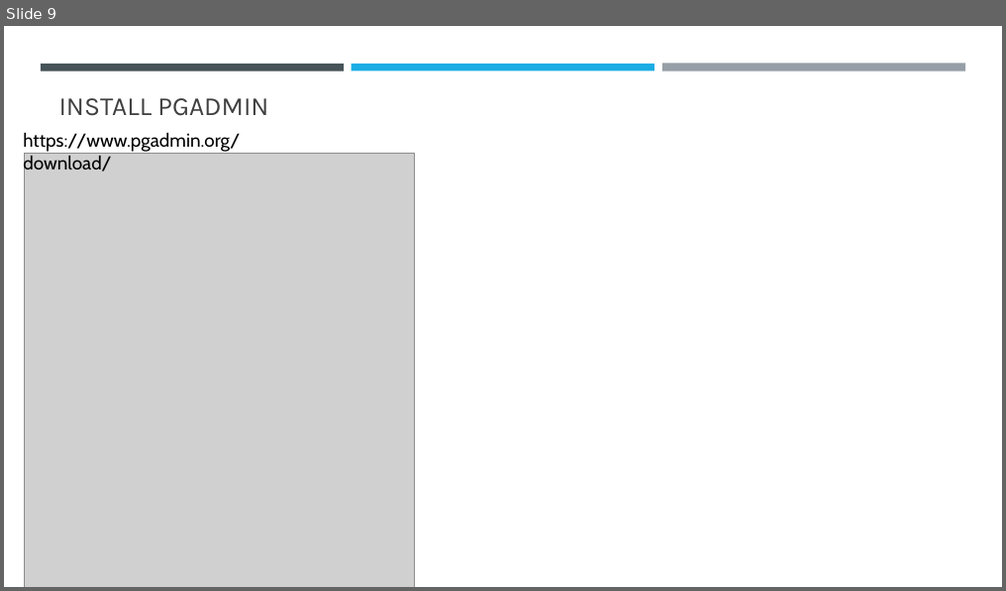
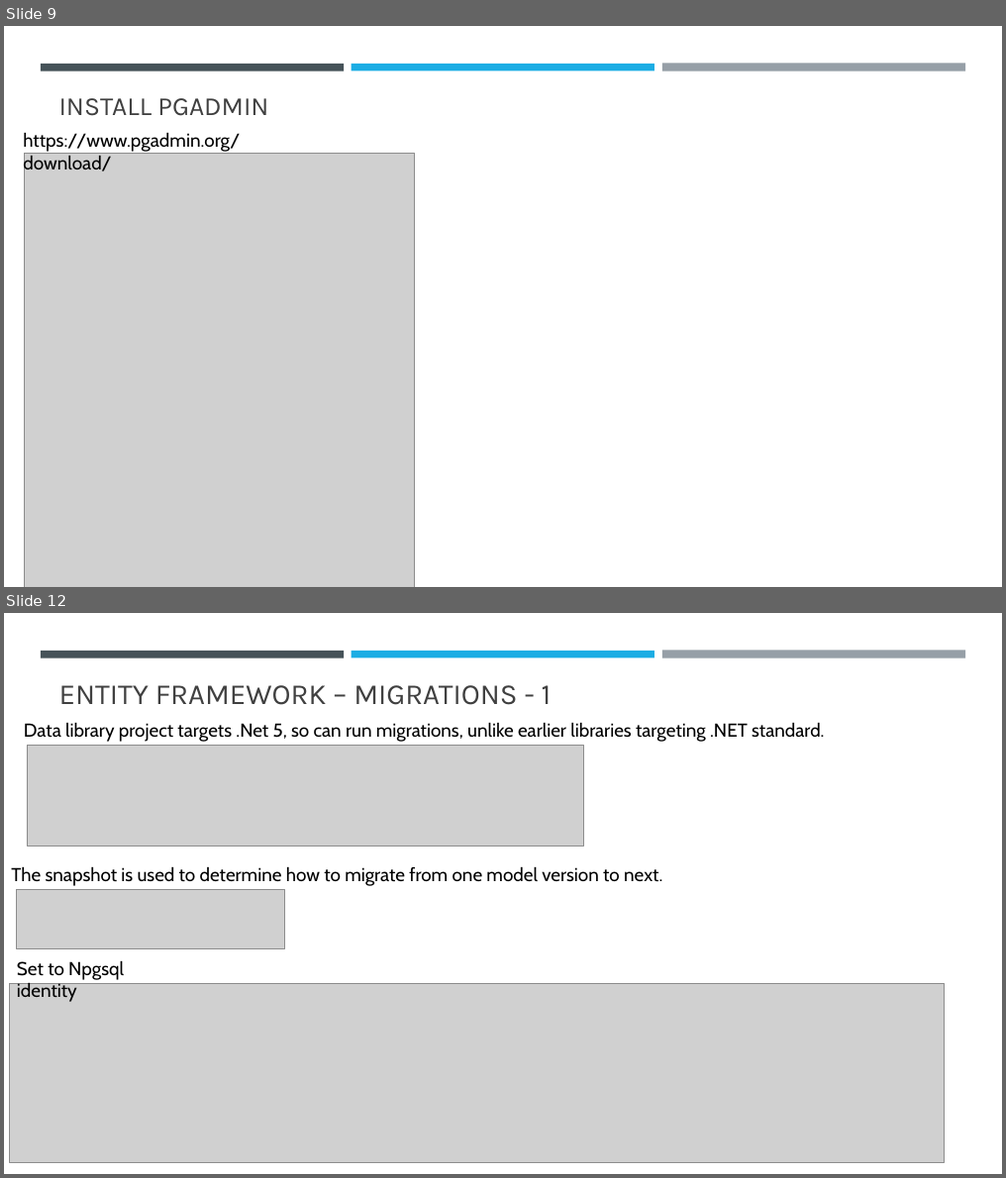
Before and after one commit to sansindia85/AzurePostgreSQL, a slide deck: Presentation/AzurePostgreSQl.pptx. Shown one above the other, each under a label of ours: slide 9 before the commit, slides 9 and 12 after it; the slides between them are not shown. The pictures are 1006x591 and 1006x1178 pixels, drawn with LibreOffice and Linux fonts; fonts in the diff are those of the drawing; grey boxes stand for pictures. Boxes give left, top, right and bottom in pixels: in the first picture for what was removed or moved away, otherwise in the second. Text is boxed around its words. In the diff, an @@ line names an element or a change of style, - is before the commit and + after.

```diff
--- a/Presentation/AzurePostgreSQl.pptx
+++ b/Presentation/AzurePostgreSQl.pptx
@@ slide 12 added at (4, 613, 1002, 1174), background #FFFFFF; not listed: 3 template elements that a slide beside it also shows @@
@@ title added at (59, 685, 551, 705), 28 pt, text #404040 @@
+ENTITY FRAMEWORK – MIGRATIONS - 1
@@ text added at (24, 722, 825, 742), 18 pt, text #000000 @@
+Data library project targets .Net 5, so can run migrations, unlike earlier libraries targeting .NET standard.
@@ picture added at (27, 746, 583, 846) @@
@@ text added at (11, 866, 662, 886), 18 pt, text #000000 @@
+The snapshot is used to determine how to migrate from one model version to next.
@@ picture added at (17, 889, 285, 949) @@
@@ text added at (17, 960, 124, 1002), 18 pt, text #000000 @@
+Set to Npgsql identity
@@ picture added at (9, 983, 944, 1163) @@
```
Also in this commit, not shown: 9 other slides added, 20 other files.
